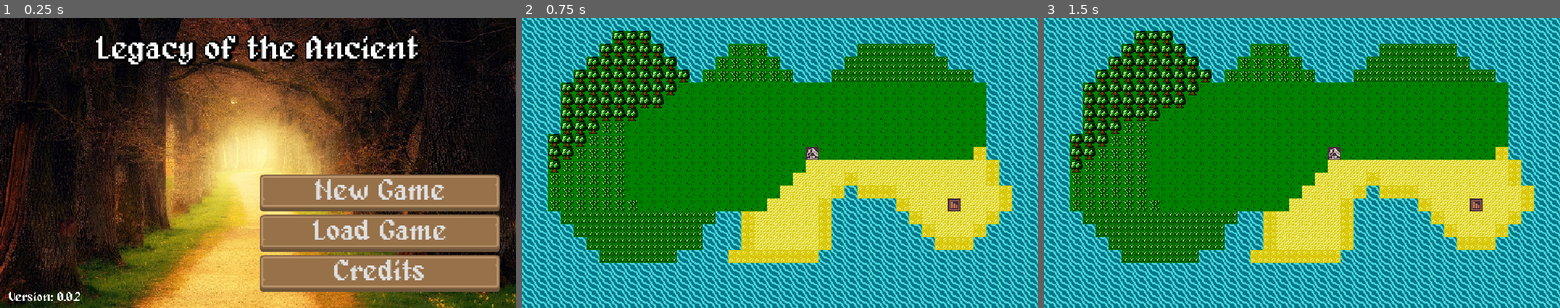
Above: before the commit, frames 1-3 (left to right).
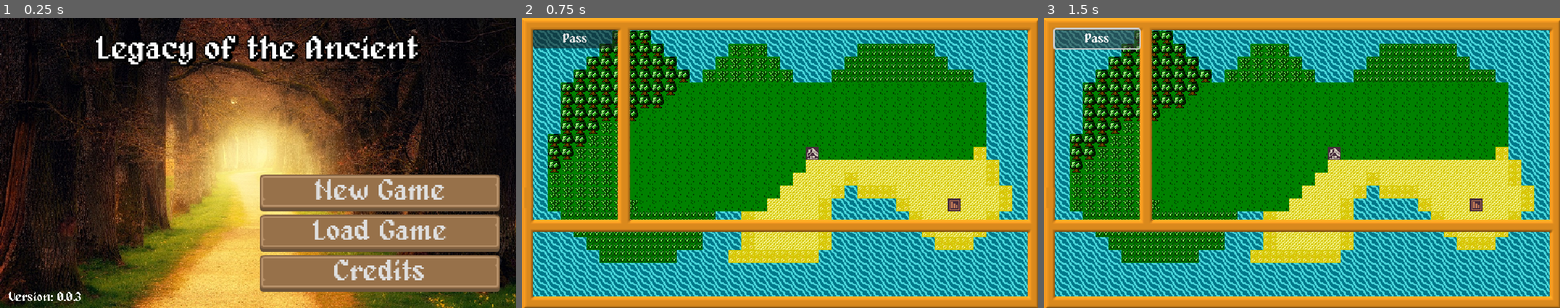
Above: after the commit, the same moments.

Repository: prabhudeba1111/Godot-RPG
Game: Godot game, scene res://scenes/ui/title_screen.tscn
Same seed, same stepped clock (60 frames per second), same inputs: the game is played once before the commit and once after it.
Inputs (mouse positions are in pixels of both pictures, inside the frame that each line leads up to):
- Up to frame 1 (0.25 s): no input
- Up to frame 2 (0.75 s): click "New Game" at 0.5 s
- Up to frame 3 (1.5 s): click (1095, 38) at 1.25 s, where only the run after the commit has a clickable "Pass"

The runs differ from the first frame. In frame 1, less than 0.1% of the frame differs, in the area x 14-16%, y 94-98%; in frame 2, 19%; in frame 3, 19%, in the area x 0-100%, y 0-100%.

Commit message:
command processor

Diff:
--- a/Scenes/Game/game_screen.tscn
+++ b/Scenes/Game/game_screen.tscn
@@ -1,9 +1,53 @@
-[gd_scene load_steps=2 format=3 uid="uid://bj4orh2ii1frn"]
+[gd_scene load_steps=5 format=3 uid="uid://bj4orh2ii1frn"]
 
 [ext_resource type="Script" uid="uid://dfge6tuyfa4uh" path="res://Scripts/Game/game_screen.gd" id="1_kye4h"]
+[ext_resource type="Script" uid="uid://b0ths3g6l3snx" path="res://Scripts/Game/Commands/command_processor.gd" id="2_3nf1g"]
+[ext_resource type="Texture2D" uid="uid://cjcs23cvy6owv" path="res://Assets/GFX/UI/main_frame.png" id="2_boosj"]
+[ext_resource type="FontFile" uid="uid://cxsdfwyre6pgl" path="res://Assets/Fonts/alagard_by_pix3m-d6awiwp.ttf" id="3_3nf1g"]
 
 [node name="Game" type="Node" node_paths=PackedStringArray("map")]
 script = ExtResource("1_kye4h")
 map = NodePath("Map")
 
+[node name="CommandProcessor" type="Timer" parent="."]
+wait_time = 3.0
+autostart = true
+script = ExtResource("2_3nf1g")
+
 [node name="Map" type="Node" parent="."]
+
+[node name="UI" type="Control" parent="."]
+layout_mode = 3
+anchors_preset = 15
+anchor_right = 1.0
+anchor_bottom = 1.0
+grow_horizontal = 2
+grow_vertical = 2
+
+[node name="TextureRect" type="TextureRect" parent="UI"]
+layout_mode = 1
+anchors_preset = 15
+anchor_right = 1.0
+anchor_bottom = 1.0
+grow_horizontal = 2
+grow_vertical = 2
+texture = ExtResource("2_boosj")
+stretch_mode = 2
+
+[node name="LeftPanel" type="VBoxContainer" parent="UI"]
+layout_mode = 0
+offset_left = 13.0
+offset_top = 14.0
+offset_right = 118.0
+offset_bottom = 250.0
+
+[node name="CommandMenu" type="VBoxContainer" parent="UI/LeftPanel"]
+layout_mode = 2
+
+[node name="PassButton" type="Button" parent="UI/LeftPanel/CommandMenu"]
+layout_mode = 2
+theme_override_fonts/font = ExtResource("3_3nf1g")
+text = "Pass"
+
+[connection signal="timeout" from="CommandProcessor" to="CommandProcessor" method="_on_timeout"]
+[connection signal="pressed" from="UI/LeftPanel/CommandMenu/PassButton" to="." method="_on_pass_button_pressed"]
--- /dev/null
+++ b/Scripts/Game/Commands/command.gd
@@ -0,0 +1,11 @@
+class_name Command
+
+signal command_processed(label)
+
+var commandLabel :String
+
+func execute():
+	command_processed.emit(commandLabel)
+
+func get_command_text() -> String:
+	return commandLabel
--- /dev/null
+++ b/Scripts/Game/Commands/command_dispatcher.gd
@@ -0,0 +1,5 @@
+extends Node
+
+signal process_command(command)
+signal wait_for_command
+signal pause_processor
--- /dev/null
+++ b/Scripts/Game/Commands/command_processor.gd
@@ -0,0 +1,43 @@
+extends Timer
+
+signal broadcast_command(label)
+
+var resumeWaiting :bool= true
+
+
+func _ready() -> void:
+	CommandDispatcher.process_command.connect(_process_command)
+	CommandDispatcher.wait_for_command.connect(_wait_for_command)
+	CommandDispatcher.pause_processor.connect(_pause_processor)
+
+
+func _process_command(command :Command):
+	if is_stopped():
+		return
+	stop()
+
+	command.command_processed.connect(_command_processed)
+	broadcast_command.emit(command.get_command_text())
+	command.execute()
+
+
+func _wait_for_command():
+	resumeWaiting = true
+	start()
+
+
+func _pause_processor():
+	stop()
+	resumeWaiting = false
+
+
+func _command_processed(result):
+	if result:
+		print(result)
+
+	if resumeWaiting:
+		_wait_for_command()
+
+
+func _on_timeout() -> void:
+	_process_command(PassCommand.new())
--- /dev/null
+++ b/Scripts/Game/Commands/pass_command.gd
@@ -0,0 +1,11 @@
+class_name PassCommand
+extends Command
+
+
+func _init() -> void:
+	commandLabel = "pass"
+
+
+func execute() -> void:
+	print("Player passed.")
+	command_processed.emit(commandLabel)
--- a/Scripts/Game/game_screen.gd
+++ b/Scripts/Game/game_screen.gd
@@ -6,3 +6,7 @@
 
 func _ready() -> void:
 	map.add_child(load(GameManager.currentMapPath).instantiate())
+
+
+func _on_pass_button_pressed() -> void:
+	CommandDispatcher.process_command.emit(PassCommand.new())
--- a/project.godot
+++ b/project.godot
@@ -11,7 +11,7 @@
 [application]
 
 config/name="Godot-RPG"
-config/version="0.0.2"
+config/version="0.0.3"
 run/main_scene="uid://t1metu5g6myl"
 config/features=PackedStringArray("4.4", "GL Compatibility")
 config/icon="res://icon.svg"
@@ -20,6 +20,7 @@
 
 Loader="*res://scripts/autoloads/loader.gd"
 GameManager="*res://scripts/autoloads/game_manager.gd"
+CommandDispatcher="*res://Scripts/Game/Commands/command_dispatcher.gd"
 
 [display]
 
Not shown, added: Scripts/Game/Commands/command.gd.uid
Not shown, added: Scripts/Game/Commands/command_dispatcher.gd.uid
Not shown, added: Scripts/Game/Commands/command_processor.gd.uid
Not shown, added: Scripts/Game/Commands/pass_command.gd.uid
